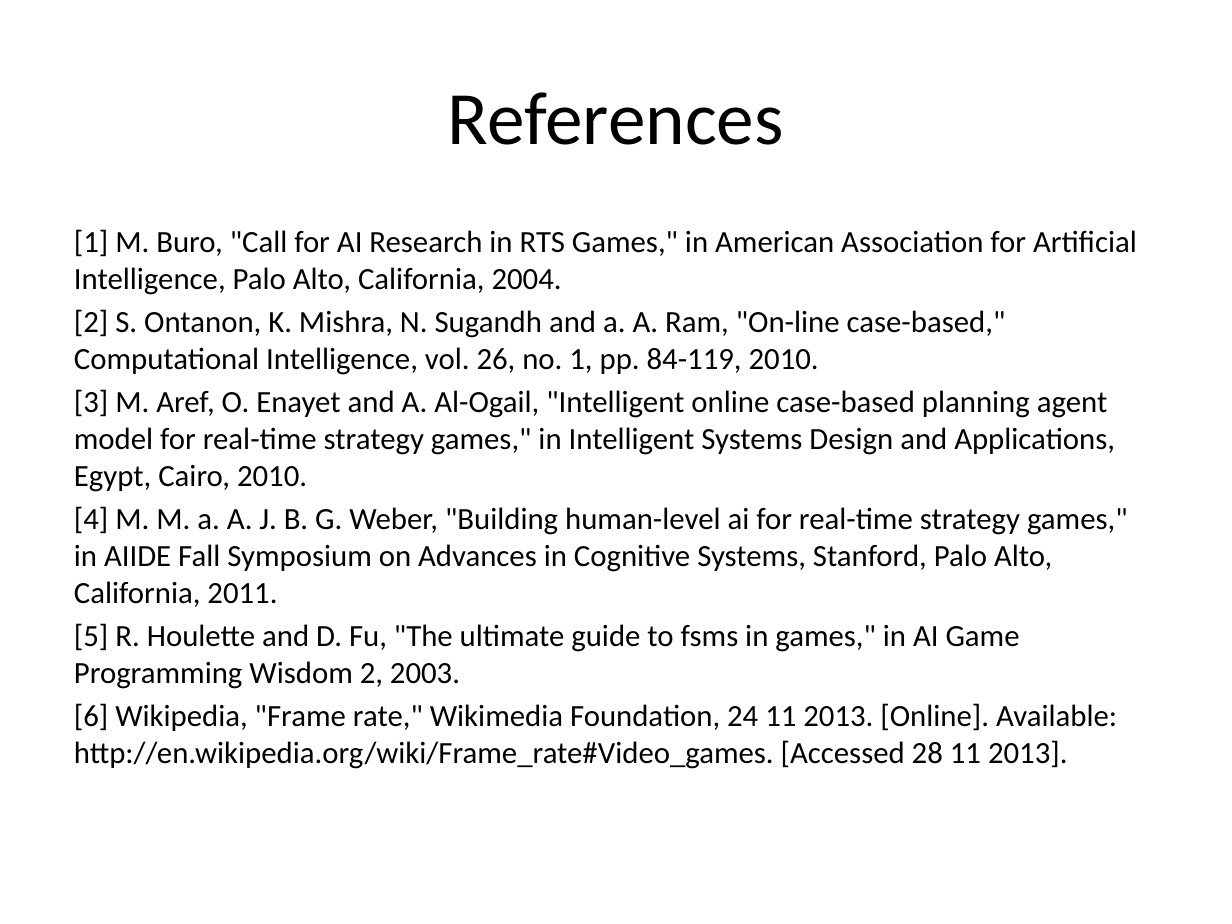
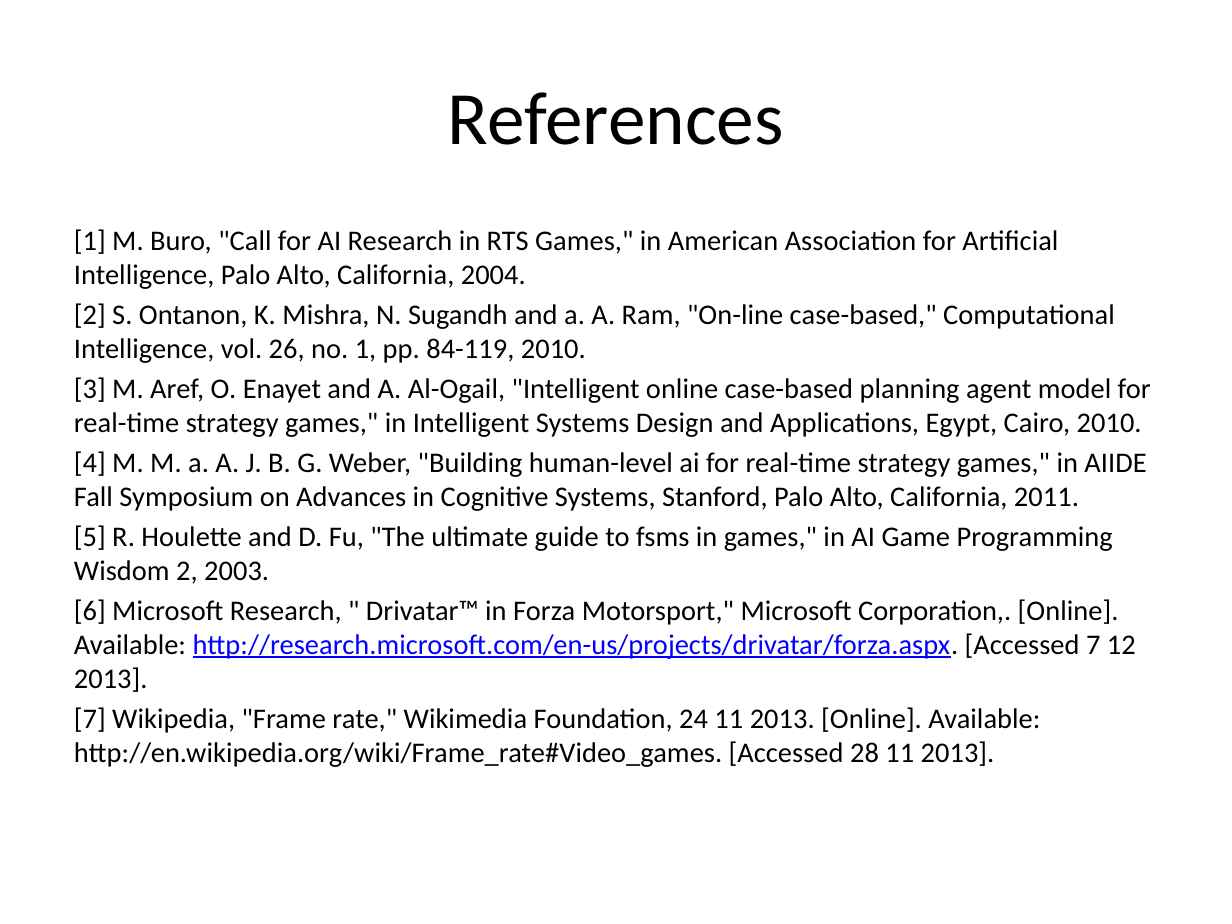
Before and after one commit to ogail/thesis, a slide deck: slide 9 of presentations/Adaptive Real-Time Strategic Agent for StarCraft.pptx. Drawn at 1232x924 pixels with LibreOffice and Linux fonts; fonts in the diff are those of the drawing. Boxes give left, top, right and bottom in pixels: in the first picture for what was removed or moved away, otherwise in the second. Text is boxed around its words. In the diff, an @@ line names an element or a change of style, - is before the commit and + after.

Commit message:
Update to final version

```diff
--- a/presentations/Adaptive Real-Time Strategic Agent for StarCraft.pptx
+++ b/presentations/Adaptive Real-Time Strategic Agent for StarCraft.pptx
@@ text at <box>74,229,1151,584</box>: size 18 to 16.6 pt in "[1] M. Buro, "Call for AI Research ...", "[2] S. Ontanon, K. Mishra, N. Sugandh ...", "[3] M. Aref, O. Enayet and A. ...", "[4] M. M. a. A. J. B. ..." and 1 more places @@
@@ text at <box>74,599,1136,767</box>: text changed; size 18 to 16.6 pt @@
-[6] Wikipedia, "Frame rate," Wikimedia Foundation, 24 11 2013. [Online]. Available: http://en.wikipedia.org/wiki/Frame_rate#Video_games. [Accessed 28 11 2013].
+[6] Microsoft Research, " Drivatar™ in Forza Motorsport," Microsoft Corporation,. [Online]. Available: http://research.microsoft.com/en-us/projects/drivatar/forza.aspx. [Accessed 7 12 2013].
+[7] Wikipedia, "Frame rate," Wikimedia Foundation, 24 11 2013. [Online]. Available: http://en.wikipedia.org/wiki/Frame_rate#Video_games. [Accessed 28 11 2013].
```
Also in this commit, not shown: 2 other slides changed.
